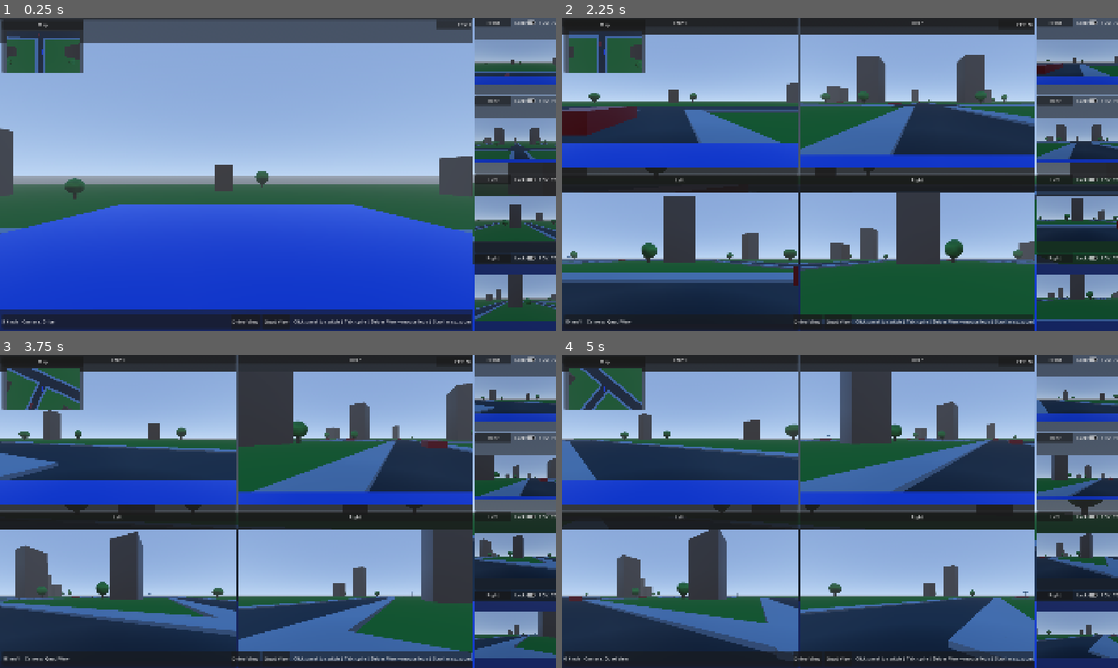
Above: before the commit, frames 1-4 (two rows, left to right).
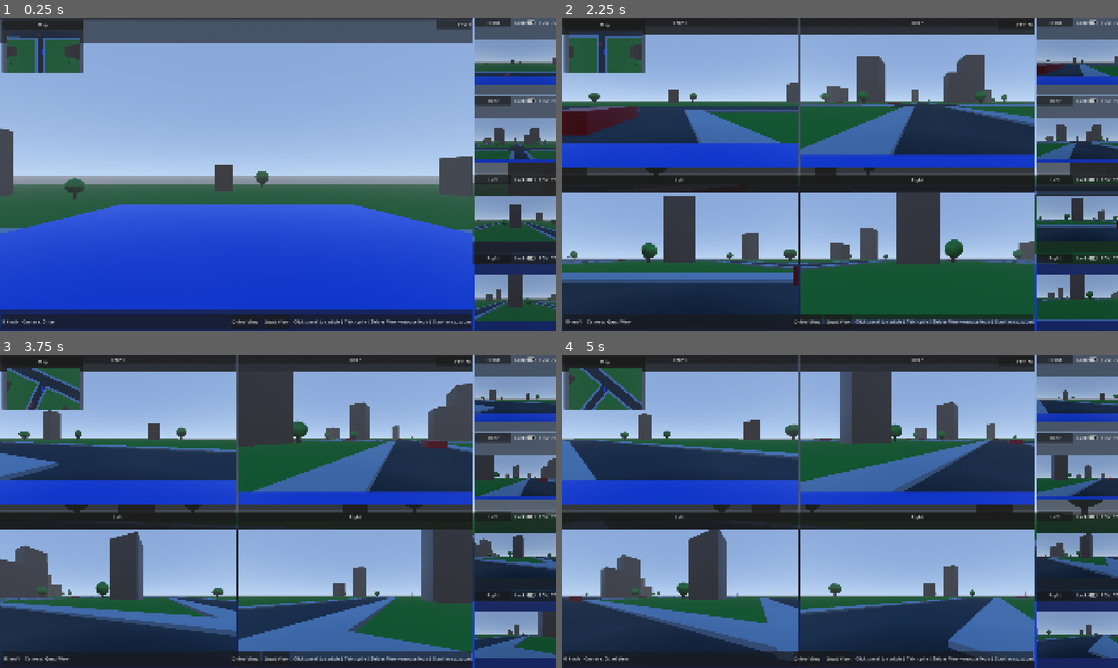
Above: after the commit, the same moments.

Repository: barakooda/simple_godot_car_simulation
Game: Godot game, scene res://scenes/main/main.tscn
Same seed, same stepped clock (60 frames per second), same inputs: the game is played once before the commit and once after it.
Inputs (mouse positions are in pixels of both pictures, inside the frame that each line leads up to):
- Up to frame 1 (0.25 s): no input
- Up to frame 2 (2.25 s): click (801, 18) at 0.52 s; drag from (801, 174) to (895, 105) at 1.27 s; move the mouse to (878, 177) at 2.02 s; hold W (move_forward) from 2.03 s (still down); tap Tab at 2.1 s
- Up to frame 3 (3.75 s): move the mouse to (116, 433) at 2.77 s; release W (move_forward) at 2.78 s; hold Backspace (toggle_camera_layout) 2.78-3.53 s; hold A (steer_left) from 2.78 s (still down); click (116, 433) at 2.92 s; move the mouse to (283, 511) at 3.52 s; tap Tab at 3.6 s; click (283, 511) at 3.67 s
- Up to frame 4 (5 s): release A (steer_left) at 4.25 s; drag from (917, 433) to (867, 511) at 4.27 s

The runs differ from the first frame. In frame 1, less than 0.1% of the frame differs, in the area x 94-96%, y 37-41%; in frame 2, 0.3%; in frame 3, 0.7%, in the area x 0-99%, y 16-90%; in frame 4, 0.3%.

Commit message:
Adjust city block signs and add building variant

Diff:
--- a/scenes/world/city_block.tscn
+++ b/scenes/world/city_block.tscn
@@ -140,6 +140,9 @@
 [node name="B_SE" parent="Buildings" unique_id=1550496227 instance=ExtResource("4_building")]
 transform = Transform3D(1.1, 0, 0, 0, 1.15, 0, 0, 0, 1.1, 30, 14.3, 30)
 
+[node name="B_SE2" parent="Buildings" unique_id=1177664438 instance=ExtResource("4_building")]
+transform = Transform3D(1.1, 0, 0, 0, 0.7652348, 0, 0, 0, 1.1, 30, 8.883134, 20.71542)
+
 [node name="B_OuterNW" parent="Buildings" unique_id=254556103 instance=ExtResource("4_building")]
 transform = Transform3D(1, 0, 0, 0, 0.6, 0, 0, 0, 1, -100, 7.7, -90)
 
@@ -329,16 +332,16 @@
 shape = SubResource("BoxShape_sign_post")
 
 [node name="PlateMesh" type="MeshInstance3D" parent="Signs/Sign_NW" unique_id=1170583827]
-transform = Transform3D(1, 0, 0, 0, 1, 0, 0, 0, 1, 0, 2.38, 0)
+transform = Transform3D(-4.371139e-08, 0, 1, 0, 1, 0, -1, 0, -4.371139e-08, 0, 2.38, 0)
 material_override = SubResource("Material_sign_plate")
 mesh = SubResource("BoxMesh_sign_plate")
 
 [node name="PlateCollision" type="CollisionShape3D" parent="Signs/Sign_NW" unique_id=420354586]
-transform = Transform3D(1, 0, 0, 0, 1, 0, 0, 0, 1, 0, 2.38, 0)
+transform = Transform3D(-4.371139e-08, 0, 1, 0, 1, 0, -1, 0, -4.371139e-08, 0, 2.38, 0)
 shape = SubResource("BoxShape_sign_plate")
 
 [node name="Sign_NE" type="StaticBody3D" parent="Signs" unique_id=2026734943]
-transform = Transform3D(0.99939084, 0, 0.034899496, 0, 1, 0, -0.034899496, 0, 0.99939084, 35, 0.55, -54)
+transform = Transform3D(-0.034899462, 0, 0.99939084, 0, 1, 0, -0.99939084, 0, -0.034899462, 35, 0.55, -54)
 
 [node name="PostMesh" type="MeshInstance3D" parent="Signs/Sign_NE" unique_id=1262901152]
 transform = Transform3D(1, 0, 0, 0, 1, 0, 0, 0, 1, 0, 1.3, 0)
@@ -359,7 +362,7 @@
 shape = SubResource("BoxShape_sign_plate")
 
 [node name="Sign_SW" type="StaticBody3D" parent="Signs" unique_id=1664387550]
-transform = Transform3D(-0.99939084, 0, -0.034899496, 0, 1, 0, 0.034899496, 0, -0.99939084, -35, 0.55, 54)
+transform = Transform3D(-4.371139e-08, 0, 1, 0, 1, 0, -1, 0, -4.371139e-08, -35, 0.55, 54)
 
 [node name="PostMesh" type="MeshInstance3D" parent="Signs/Sign_SW" unique_id=1811216781]
 transform = Transform3D(1, 0, 0, 0, 1, 0, 0, 0, 1, 0, 1.3, 0)
@@ -367,7 +370,7 @@
 mesh = SubResource("BoxMesh_sign_post")
 
 [node name="PostCollision" type="CollisionShape3D" parent="Signs/Sign_SW" unique_id=15185620]
-transform = Transform3D(1, 0, 0, 0, 1, 0, 0, 0, 1, 0, 1.3, 0)
+transform = Transform3D(-0.09456009, 0, -0.99551916, 0, 1, 0, 0.99551916, 0, -0.09456009, 0, 1.3, 0)
 shape = SubResource("BoxShape_sign_post")
 
 [node name="PlateMesh" type="MeshInstance3D" parent="Signs/Sign_SW" unique_id=1983111695]
